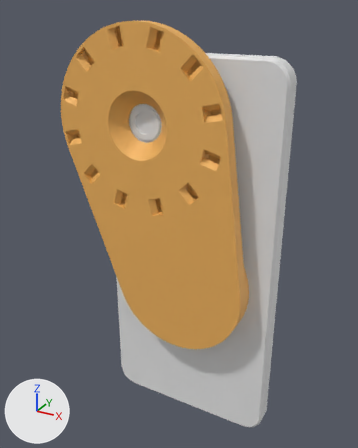
The glTF model samling_OP13_adapter.glb: old version first, new version second.
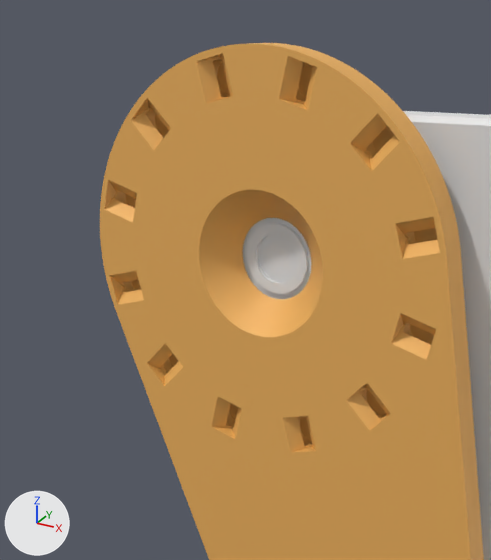
Each version appears first whole from a 50 mm camera at (125.7, -174.2, 15.7) aimed at (32.3, -4.5, -69.1), and next in a close-up on the part from 4% to 69% of the width and 0% to 60% of the height. The axes (+X, +Y, +Z) are drawn at lower left. The lights are the same throughout. The first two pictures are the older version. Where no turn or scale is listed for an object, it has been applied to the vertices.

Before the edit, the objects in view are built like this:
```python
me_adapter = bpy.data.meshes.new('Adapter')
me_adapter.from_pydata(...)  # 3999 vertices, 7998 faces; spans x -15.6..67.0, y -17.8..-8.5, z -121.4..11.0
me_adapter.materials.append(mat_material_1)  # orange #f4b760
me_oneplus_13 = bpy.data.meshes.new('OnePlus 13')
me_oneplus_13.from_pydata(...)  # 2416 vertices, 4824 faces; spans x 0.0..76.0, y -12.0..0.0, z -163.0..0.0
me_oneplus_13.materials.append(mat_material_0)  # its picture is missing
ob_adapter = bpy.data.objects.new('Adapter', me_adapter)
ob_adapter.location = (0.0, 0.0, 0.0)
ob_oneplus_13 = bpy.data.objects.new('OnePlus 13', me_oneplus_13)
ob_oneplus_13.location = (0.0, 0.0, 0.0)
```
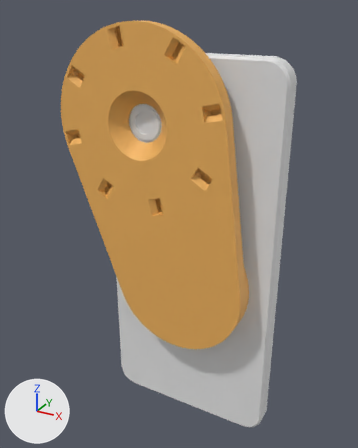
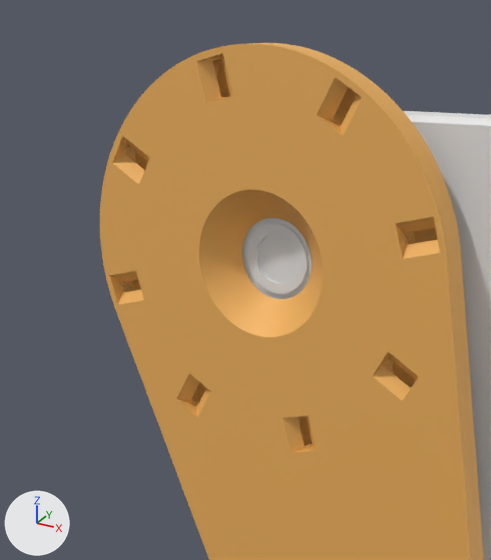
What changed in the scene script:
```text
Change me_adapter:
    used by ob_adapter; location = (0.0, 0.0, 0.0)
    remove me_adapter.from_pydata(...)  # 3999 vertices, 7998 faces; spans x -15.6..67.0, y -17.8..-8.5, z -121.4..11.0
    add me_adapter.from_pydata(...)  # 3575 vertices, 7150 faces; spans x -15.6..67.0, y -17.8..-8.5, z -121.4..11.0
    me_adapter part 1: 212 vertices removed from x -13.8..3.5, y -17.8..-12.6, z -20.9..1.8; 106 vertices added at x -10.8..-1.8, y -17.8..-12.6, z -13.7..-5.1
    me_adapter part 2: 1 vertex moved from x 14.4, y -17.8, z -61.2 to x 5.5, y -17.8, z -58.2; 211 vertices removed from x -6.4..16.3, y -17.8..-12.6, z -60.4..-43.9; 105 vertices added at x 0.5..9.1, y -17.8..-12.6, z -56.8..-49.2
    me_adapter part 3: 212 vertices removed from x 26.5..49.2, y -17.8..-12.6, z -8.1..9.2; 106 vertices added at x 33.7..42.3, y -17.8..-12.6, z -2.8..6.2
    me_adapter part 4: 91 vertices moved from x 40.7..47.0, y -17.8..-12.6, z -53.8..-46.1 to x 46.0..52.2, y -17.8..-12.6, z -46.9..-39.5; 121 vertices removed from x 39.3..56.6, y -17.8..-12.6, z -51.7..-31.1; 15 vertices added at x 44.6..53.6, y -17.8..-12.6, z -45.5..-38.3
```

Location of each change, (x1, y1, x2, y2) in pixels of the close-ups (491 x 560 px; the box of a moved part takes in the faces that stretch with it):
part 1 of me_adapter, moved or reshaped: (100, 62, 196, 275) in both
part 2 of me_adapter, moved or reshaped: before (110, 293, 321, 560); after (118, 294, 321, 560)
part 3 of me_adapter, moved or reshaped: (223, 47, 433, 216) in both
part 4 of me_adapter, moved or reshaped: before (283, 235, 467, 560); after (288, 253, 440, 560)
